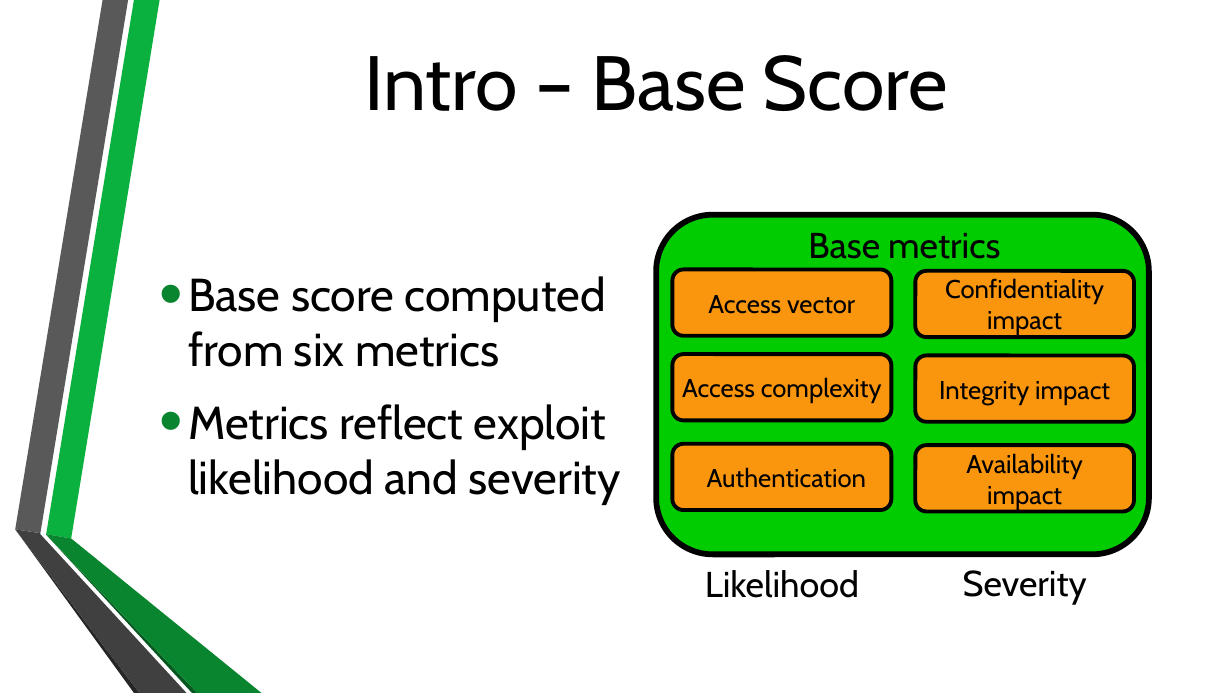
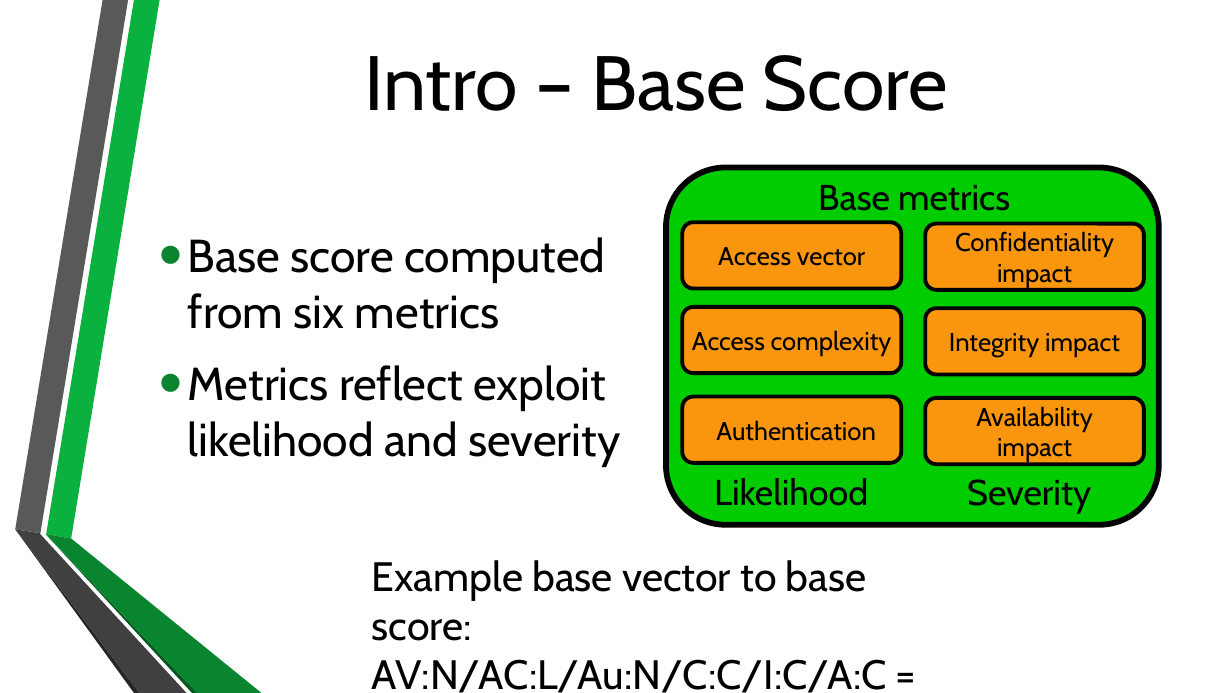
Before and after one commit to BenChurch/Winter2017, a slide deck: slide 7 of CISC848/Implementation/Presentation/CvssEquationRecasting.pptx. Drawn at 1232x693 pixels with LibreOffice and Linux fonts; fonts in the diff are those of the drawing; background and template pictures are left out. Boxes give left, top, right and bottom in pixels: in the first picture for what was removed or moved away, otherwise in the second. Text is boxed around its words. In the diff, an @@ line names an element or a change of style, - is before the commit and + after.

```diff
--- a/CISC848/Implementation/Presentation/CvssEquationRecasting.pptx
+++ b/CISC848/Implementation/Presentation/CvssEquationRecasting.pptx
@@ text "Base score computed from six ...": place and size @@
-text "Base score computed from six ..." at <box>188,276,621,505</box>
+text "Base score computed from six ..." at <box>188,237,620,467</box>
@@ rounded rectangle: place and size @@
-rounded rectangle at <box>656,214,1149,555</box>
+rounded rectangle at <box>666,167,1159,525</box>
@@ 6 texts, 5 rounded rectangles: place and size @@
-6 texts, 5 rounded rectangles at <box>673,233,1135,512</box>
+6 texts, 5 rounded rectangles at <box>682,185,1144,465</box>
@@ rounded rectangle: place and size @@
-rounded rectangle at <box>673,444,892,510</box>
+rounded rectangle at <box>682,396,901,463</box>
@@ text "Authentication": place and size @@
-text "Authentication" at <box>707,467,866,488</box>
+text "Authentication" at <box>716,420,875,441</box>
@@ text "Likelihood": place and size @@
-text "Likelihood" at <box>705,570,859,598</box>
+text "Likelihood" at <box>714,478,868,506</box>
@@ text "Severity": place and size @@
-text "Severity" at <box>963,570,1087,605</box>
+text "Severity" at <box>967,479,1091,514</box>
@@ text added at <box>372,560,887,693</box>, 32 pt, text #000000 @@
+Example base vector to base score:
+AV:N/AC:L/Au:N/C:C/I:C/A:C = 10.0
```
Also in this commit, not shown: 18 other slides changed, 1 slide added, 2 other files.
